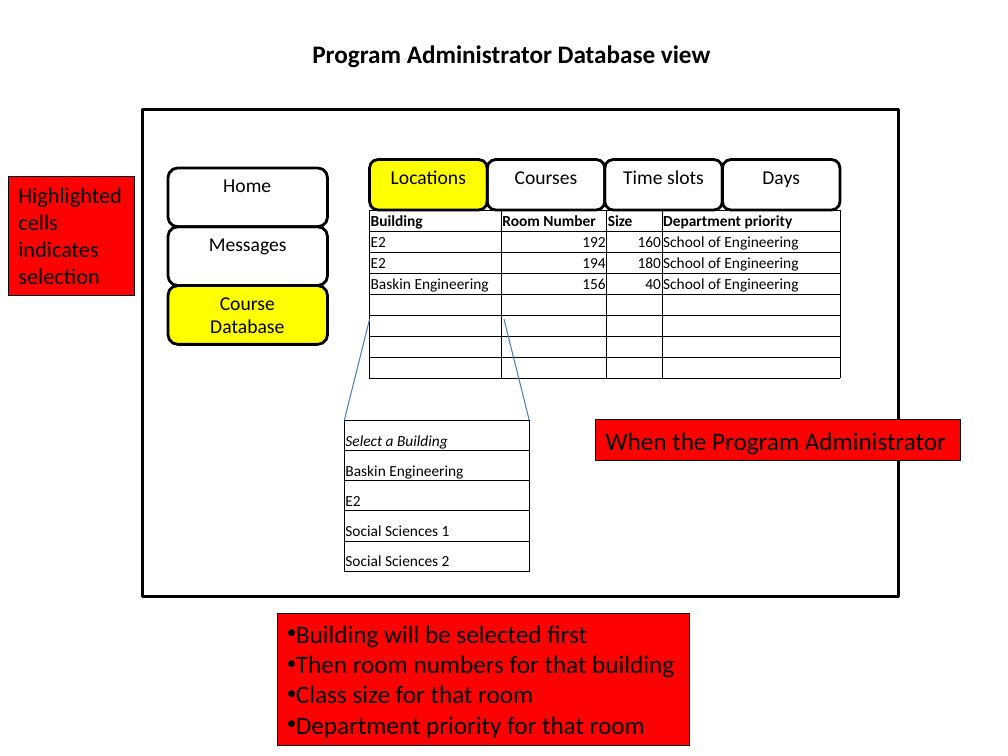
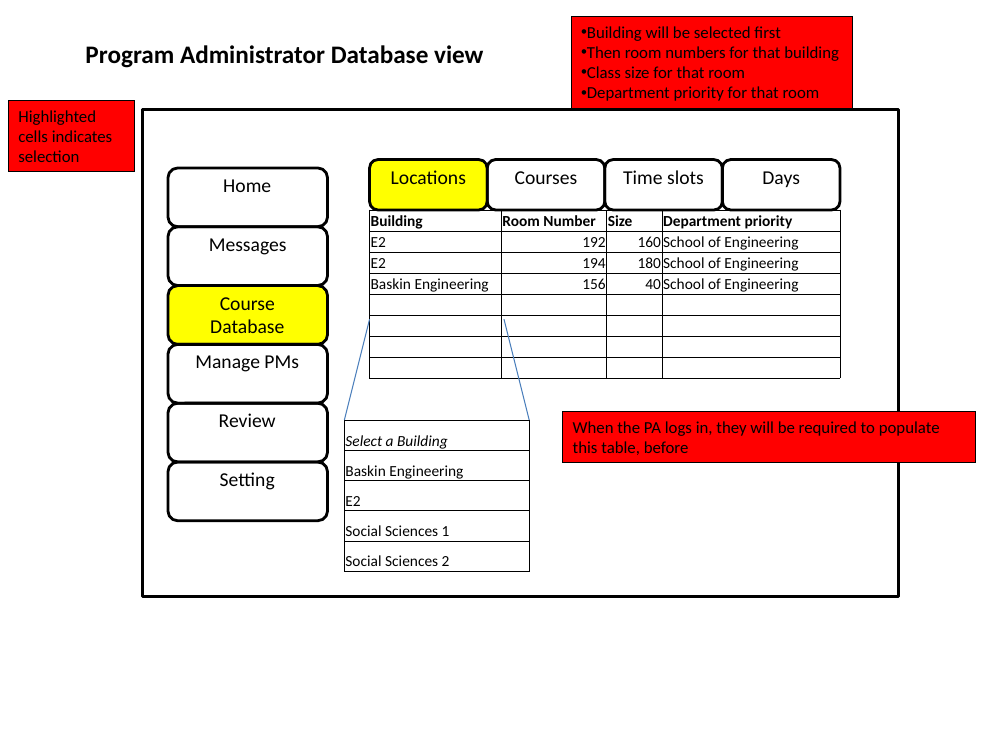
Before and after one commit to bpross/MyCourses-Scheduler, a slide deck: slide 3 of docs/requirements/Preliminary User Interface.pptx. Drawn at 1008x756 pixels with LibreOffice and Linux fonts; fonts in the diff are those of the drawing. Boxes give left, top, right and bottom in pixels: in the first picture for what was removed or moved away, otherwise in the second. Text is boxed around its words. In the diff, an @@ line names an element or a change of style, - is before the commit and + after.

```diff
--- a/docs/requirements/Preliminary User Interface.pptx
+++ b/docs/requirements/Preliminary User Interface.pptx
@@ rectangle "Building will be selected first": place and size @@
-rectangle "Building will be selected first" at (277,613,689,745)
+rectangle "Building will be selected first" at (572,17,853,109)
@@ rectangle "Building will be selected first" at (572,17,853,109): size 18 to 12 pt @@
@@ text "Program Administrator Database view": place and size @@
-text "Program Administrator Database view" at (312,45,710,68)
+text "Program Administrator Database view" at (85,45,483,68)
@@ rectangle "Highlighted cells indicates selection": place and size @@
-rectangle "Highlighted cells indicates selection" at (8,176,134,295)
+rectangle "Highlighted cells indicates selection" at (8,101,134,172)
@@ rectangle "Highlighted cells indicates selection" at (8,101,134,172): size 16 to 12 pt @@
@@ rounded rectangle added at (168,345,328,403), outline #000000 2 pt @@
@@ text added at (195,355,299,372), 14 pt, text #000000 @@
+Manage PMs
@@ rounded rectangle added at (168,403,328,462), outline #000000 2 pt @@
@@ text added at (219,413,276,427), 14 pt, text #000000 @@
+Review
@@ rectangle "When the PA logs in, ...": place and size @@
-rectangle "When the PA logs in, ..." at (596,420,961,461)
+rectangle "When the PA logs in, ..." at (562,411,975,462)
@@ text in rectangle at (573,421,940,455): text changed; size 18 to 12 pt @@
-When the Program Administrator
+When the PA logs in, they will be required to populate this table, before
@@ rounded rectangle added at (168,462,328,520), outline #000000 2 pt @@
@@ text added at (220,472,275,490), 14 pt, text #000000 @@
+Setting
```
Also in this commit, not shown: 1 other slide changed, 4 slides added.
